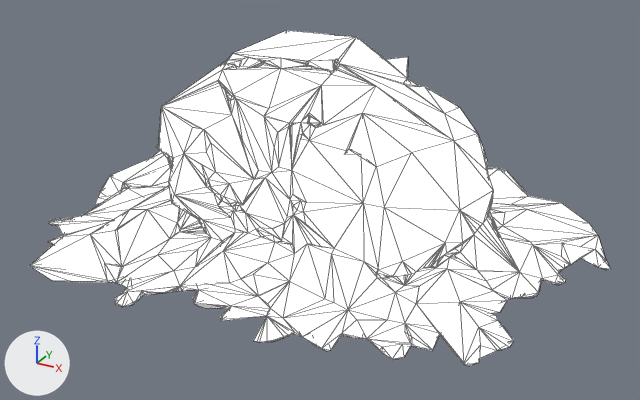
A saved change to the glTF model assets/props/rock_mossy.glb.
The view is the same before and after, from a 50 mm camera at (1.324, -2.388, 0.975) aimed at (0.042, -0.057, -0.19). Lighting does not change. The marker at lower left points along +X, +Y and +Z. The older version comes first. Mesh edges are drawn as thin lines.
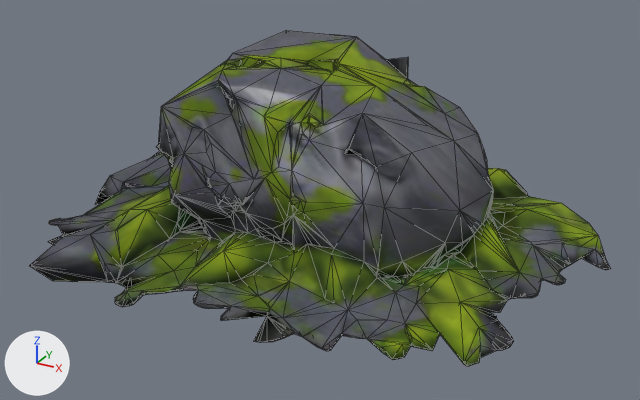
Commit message: Zero emissiveFactor in prop materials: fixes solid white props

Location of each change, (x1, y1, x2, y2) in pixels of the pictures (640 x 400 px):
'Mesh_0', surface changed (darker): (30, 30, 611, 366) in both

The change in detail:
In material 'Material_0' (mat_material_0), emission_strength is no longer 1.0.
